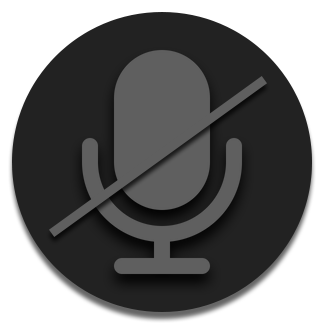
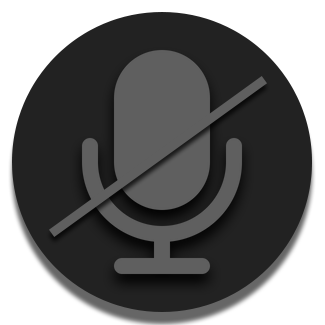
Layer changes from the first (325, 325) image to the second:
pixels changed over [8, 85, 316, 325] (layer not identified)
